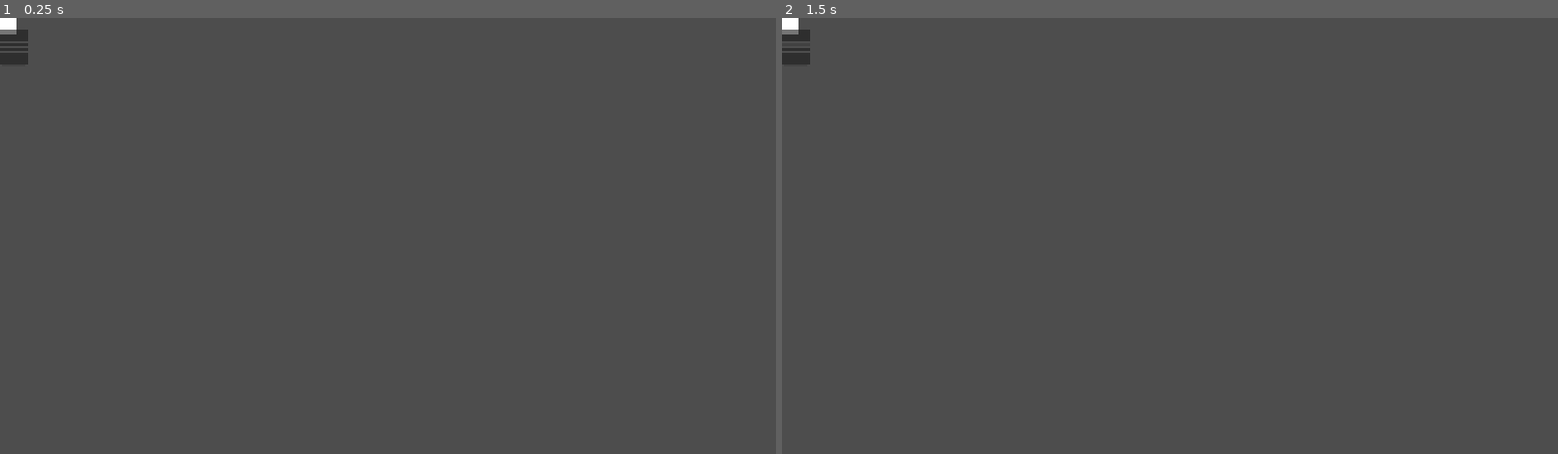
Above: before the commit, frames 1-2 (left to right).
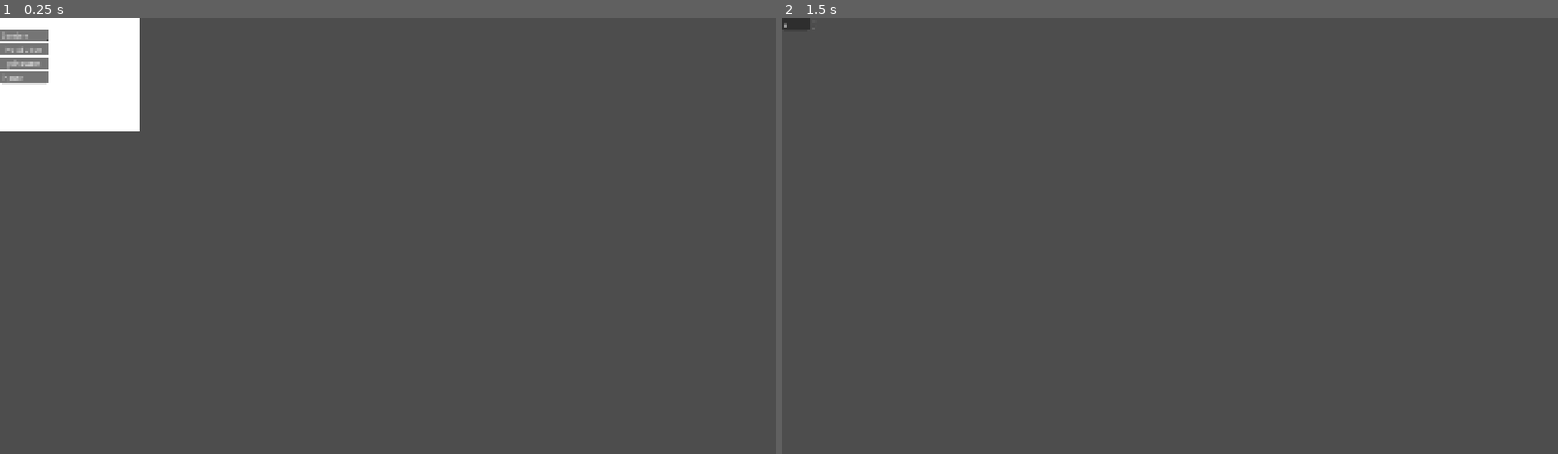
Above: after the commit, the same moments.

Repository: LeChenam/Mask
Game: Godot game, scene res://lobby.tscn
Same seed, same stepped clock (60 frames per second), same inputs: the game is played once before the commit and once after it. Before the commit the project has no main scene; this scene is started directly in both runs.
Inputs (mouse positions are in pixels of both pictures, inside the frame that each line leads up to; where the layout moved, square brackets give the same spot in the first picture):
- Up to frame 1 (0.25 s): no input
- Up to frame 2 (1.5 s): click (797, 44) at 0.52 s; click (782, 18) [797, 44] at 1.25 s

The runs differ from the first frame. In frame 1, 4.6% of the frame differs, in the area x 0-18%, y 0-26%; in frame 2, 0.3%.

Commit message:
V1 multijoueur

Diff:
--- a/mask/lobby.tscn
+++ b/mask/lobby.tscn
@@ -1,4 +1,8 @@
 [gd_scene format=3 uid="uid://hdovfsv3f3dy"]
+
+[ext_resource type="Script" uid="uid://o2rafmbvlev6" path="res://scripts/lobby.gd" id="1_2wvic"]
+
+[sub_resource type="GDScript" id="GDScript_ll2xe"]
 
 [node name="Lobby" type="Control" unique_id=1314446420]
 layout_mode = 3
@@ -7,28 +11,40 @@
 anchor_bottom = 1.0
 grow_horizontal = 2
 grow_vertical = 2
+script = ExtResource("1_2wvic")
 
 [node name="Background" type="ColorRect" parent="." unique_id=1966658042]
 layout_mode = 0
-offset_right = 40.0
-offset_bottom = 40.0
+offset_left = 1.0
+offset_top = 2.0
+offset_right = 345.0
+offset_bottom = 279.0
 
 [node name="VBoxContainer" type="VBoxContainer" parent="." unique_id=103709760]
 layout_mode = 0
-offset_right = 40.0
-offset_bottom = 40.0
+offset_right = 119.0
+offset_bottom = 150.0
 
-[node name="Label" type="Label" parent="VBoxContainer" unique_id=1487460493]
+[node name="Title" type="Label" parent="VBoxContainer" unique_id=1487460493]
 layout_mode = 2
 
-[node name="LineEdit" type="LineEdit" parent="VBoxContainer" unique_id=2069975916]
+[node name="NameInput" type="LineEdit" parent="VBoxContainer" unique_id=2069975916]
 layout_mode = 2
+text = "GamJam"
 
-[node name="Button" type="Button" parent="VBoxContainer" unique_id=860039606]
+[node name="HostButton" type="Button" parent="VBoxContainer" unique_id=860039606]
 layout_mode = 2
+text = "HostButton"
+script = SubResource("GDScript_ll2xe")
 
-[node name="Button2" type="Button" parent="VBoxContainer" unique_id=1486856227]
+[node name="JoinButton" type="Button" parent="VBoxContainer" unique_id=586122789]
 layout_mode = 2
+text = "JoinButton"
+script = SubResource("GDScript_ll2xe")
 
-[node name="LineEdit2" type="LineEdit" parent="VBoxContainer" unique_id=1611102594]
+[node name="IPInput" type="LineEdit" parent="VBoxContainer" unique_id=1611102594]
 layout_mode = 2
+text = "inputIP"
+
+[connection signal="pressed" from="VBoxContainer/HostButton" to="." method="_on_host_button_pressed"]
+[connection signal="pressed" from="VBoxContainer/JoinButton" to="." method="_on_join_button_pressed"]
--- a/mask/player.tscn
+++ b/mask/player.tscn
@@ -1,10 +1,16 @@
 [gd_scene format=3 uid="uid://bxs7aak1prc1q"]
+
+[sub_resource type="CapsuleMesh" id="CapsuleMesh_sh265"]
+
+[sub_resource type="Skin" id="Skin_4flbx"]
 
 [sub_resource type="SceneReplicationConfig" id="SceneReplicationConfig_sh265"]
 
 [node name="Player" type="Node3D" unique_id=1196476844]
 
 [node name="MeshInstance3D" type="MeshInstance3D" parent="." unique_id=2065440034]
+mesh = SubResource("CapsuleMesh_sh265")
+skin = SubResource("Skin_4flbx")
 
 [node name="Label" type="Label" parent="." unique_id=4765064]
 offset_right = 40.0
--- a/mask/project.godot
+++ b/mask/project.godot
@@ -11,8 +11,13 @@
 [application]
 
 config/name="Mask"
+run/main_scene="uid://hdovfsv3f3dy"
 config/features=PackedStringArray("4.6", "Forward Plus")
 config/icon="res://icon.svg"
+
+[autoload]
+
+World="*uid://dcg0aprrlldl0"
 
 [display]
 
--- /dev/null
+++ b/mask/scripts/lobby.gd
@@ -0,0 +1,11 @@
+extends Control
+
+
+
+
+func _on_host_button_pressed() -> void:
+	World.start_server()
+	get_tree().change_scene_to_file("res://world.tscn")
+
+func _on_join_button_pressed() -> void:
+	World.start_client()
--- /dev/null
+++ b/mask/scripts/world.gd
@@ -0,0 +1,34 @@
+extends Node
+
+const IP_ADRESS: String = "localhost"
+const PORT: int =42069
+
+var peer: ENetMultiplayerPeer
+
+func start_server() -> void:
+	peer = ENetMultiplayerPeer.new()
+	peer.create_server(PORT)
+	multiplayer.multiplayer_peer = peer
+
+func start_client() -> void:
+	peer = ENetMultiplayerPeer.new()
+	peer.create_cleint(IP_ADRESS, PORT)
+	multiplayer.multiplayer_peer = peer
+
+func _on_player_connected(peer_id):
+	if not multiplayer.is_server():
+		return
+
+	print("Le joueur " + str(peer_id) + " arrive. Je le spawn")
+
+	var player = preload("res://player.tscn").instantiate()
+
+	player.name = str(peer_id)
+
+	$PlayerContainer.add_child(player)
+
+func setup_player_position(player):
+	var player_count = $PlayerContainer.get_child_count()
+	player.position = Vector3(player_count * 2.0,0,0)
+
+	setup_player_position(player)
--- a/mask/world.gd
+++ /dev/null
@@ -1,11 +0,0 @@
-extends Node3D
-
-
-# Called when the node enters the scene tree for the first time.
-func _ready() -> void:
-	pass # Replace with function body.
-
-
-# Called every frame. 'delta' is the elapsed time since the previous frame.
-func _process(delta: float) -> void:
-	pass
--- a/mask/world.tscn
+++ b/mask/world.tscn
@@ -1,6 +1,9 @@
 [gd_scene format=3 uid="uid://dnuqhjie2j5wk"]
 
+[ext_resource type="Script" uid="uid://dcg0aprrlldl0" path="res://scripts/world.gd" id="1_f3sb7"]
+
 [node name="World" type="Node3D" unique_id=584979016]
+script = ExtResource("1_f3sb7")
 
 [node name="LevelGeometry" type="Node3D" parent="." unique_id=1135009950]
 
Not shown, added: mask/scripts/lobby.gd.uid
Renamed: mask/world.gd.uid -> mask/scripts/world.gd.uid
